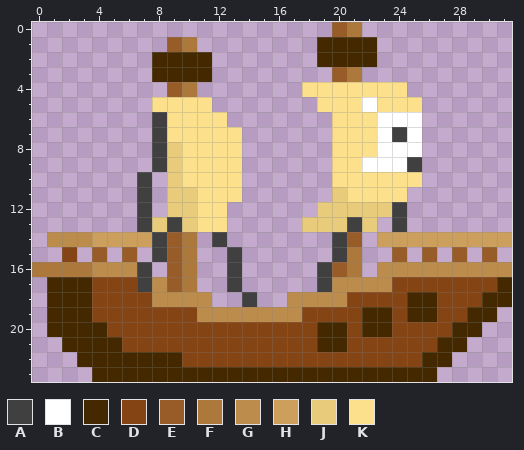
Two states of a pixel-art sprite, src/construct/Animations/player/ship2/000.png. The picture above was drawn from the file before the commit.
The file is 32x24 pixels.
Palette (. is transparent): A #404040  B #ffffff  C #442800  D #844414  E #985c28  F #ac783c  G #bc8c4c  H #cca05c  J #e8cc7c  K #fce08c
New version:
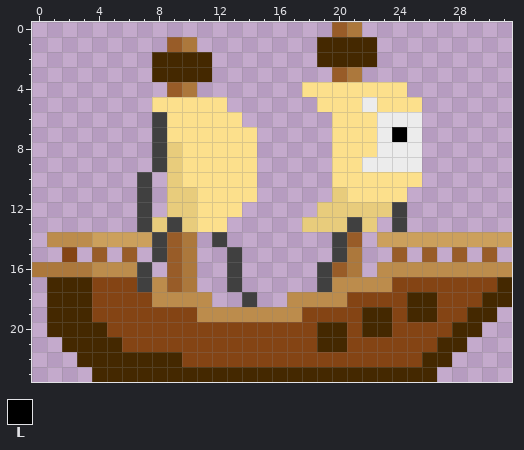
Colours new in this view: L #000000
Changes in this commit:
colour B: #ffffff -> #ececec
y 5: x 12 . -> K
y 6: x 13 . -> K
y 7: x 14 . -> K; x 24 A -> L
y 8: x 14 . -> K
y 9: x 14 . -> K; x 25 A -> B
y 10..11: x 14 . -> K
y 12: x 13 . -> K
Changed places in both pictures, as pixel boxes (x1, y1, x2, y2):
added: (212, 97, 257, 217)
changed: (362, 97, 422, 172)
